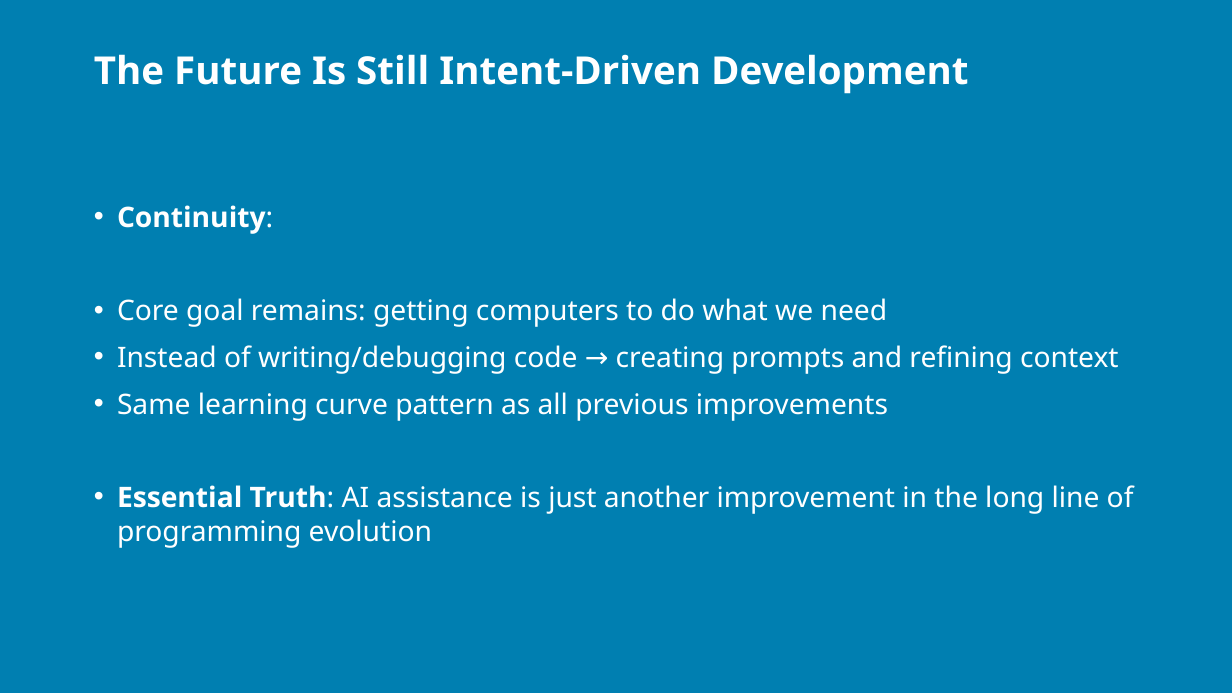
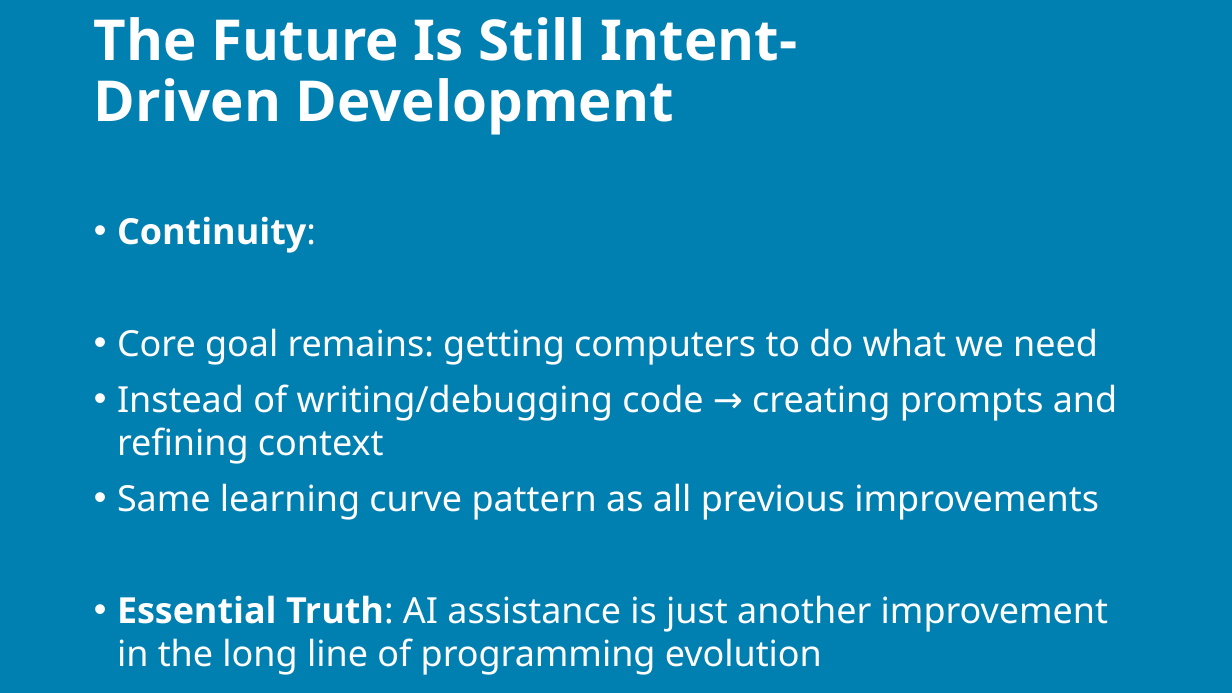
Before and after one commit to j0hnnymiller/AI-Assisted-Software-Development, a slide deck: slide 22 of Slides/output/aiasd-311-monday-draft.pptx. Drawn at 1232x693 pixels with LibreOffice and Linux fonts; fonts in the diff are those of the drawing; background and template pictures are left out. Boxes give left, top, right and bottom in pixels: in the first picture for what was removed or moved away, otherwise in the second. Text is boxed around its words. In the diff, an @@ line names an element or a change of style, - is before the commit and + after.

```diff
--- a/Slides/output/aiasd-311-monday-draft.pptx
+++ b/Slides/output/aiasd-311-monday-draft.pptx
@@ title "The Future Is Still Intent-Driven ..." at (94,17,798,135): size 30 to 44 pt @@
@@ text "Continuity:" at (117,216,1117,675): size 22 to 28 pt @@
```
Also in this commit, not shown: 135 other slides changed, 11 other files.
